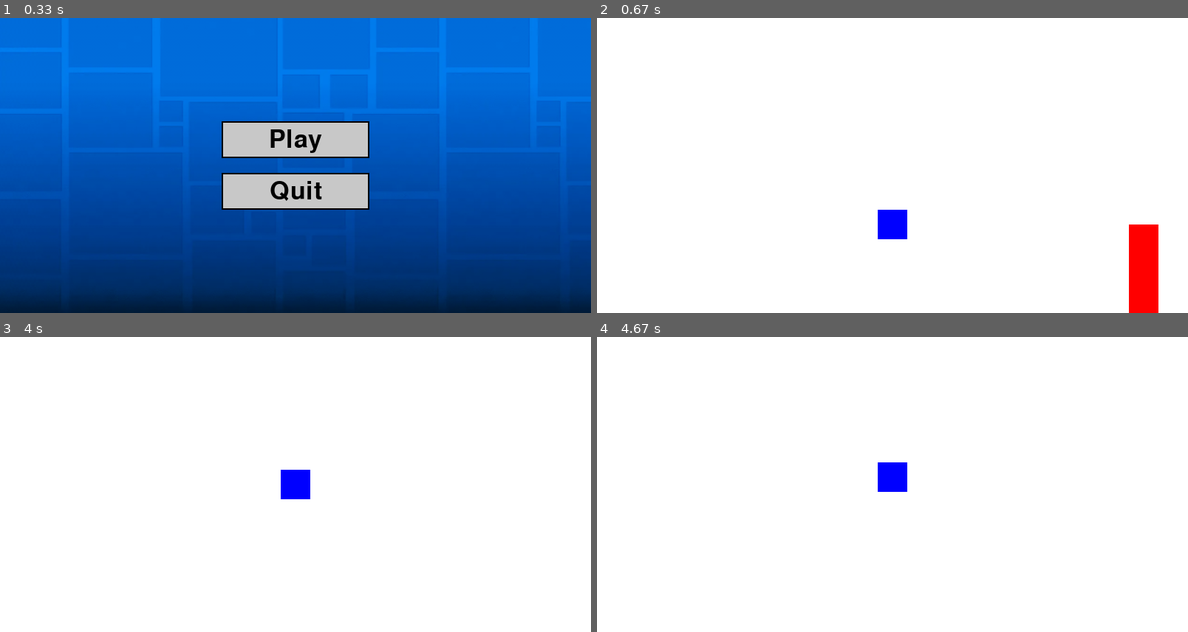
Above: before the commit, frames 1-4 (two rows, left to right).
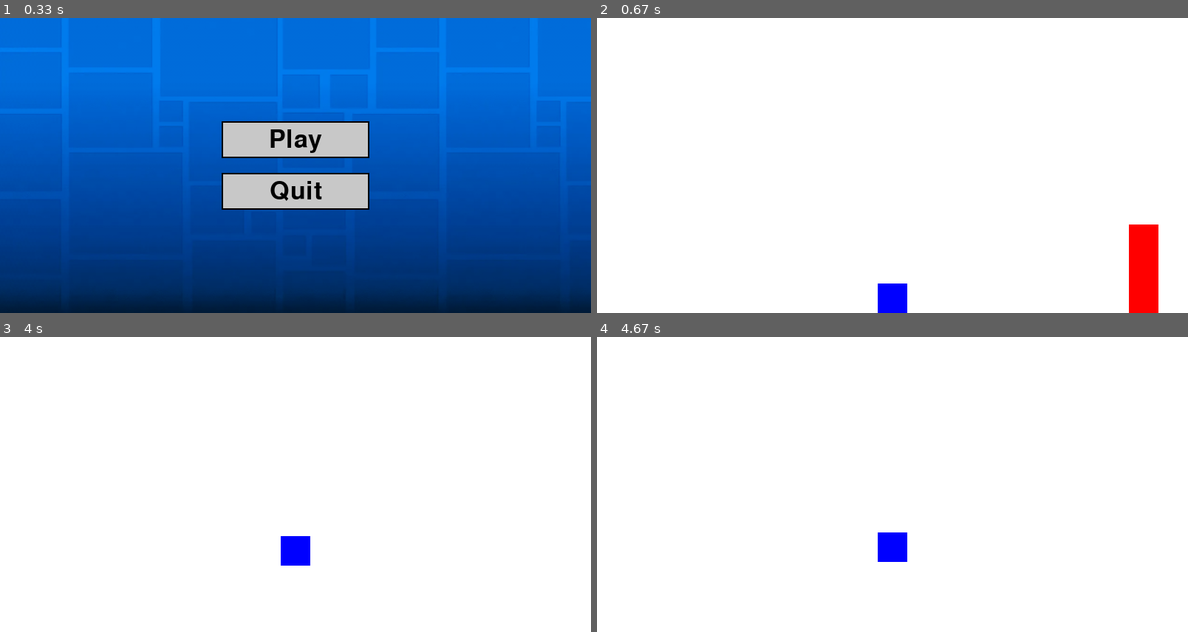
Above: after the commit, the same moments.

Repository: S7b0t4/pyGameGeometryDesh
Game: pygame game, started from geometry_dash.py
The game is run twice, just before and just after one commit, with the same random seed, the same clock (stepped at 60 frames per second) and the same inputs.
Inputs (mouse positions are in pixels of both pictures, inside the frame that each line leads up to):
- Up to frame 1 (0.33 s): no input
- Up to frame 2 (0.67 s): click "Play" at 0.38 s
- Up to frame 3 (4 s): hold Space 0.67-1.13 s; hold Right 0.67-1.13 s; move the mouse to (271, 496) at 0.7 s; hold Right 1.17-1.63 s; hold Right 1.67-2.13 s; hold Right 2.17-2.8 s; hold Right 2.83-3.3 s; hold Right 3.33-3.8 s; hold Space from 3.83 s (still down); hold Right from 3.83 s (still down)
- Up to frame 4 (4.67 s): release Space at 4.47 s; release Right at 4.47 s

Frame 1 is identical in both runs. In frame 2, 1.0% of the frame differs, in the area x 47-53%, y 65-100%; in frame 3, 1.0%; in frame 4, 1.0%.

Commit message:
fix: for start respawn on the center of window

Diff:
--- a/game_logic.py
+++ b/game_logic.py
@@ -74,6 +74,13 @@
 def update_player(game_map):
     global player_x, player_y, player_vel_y, on_ground
 
+    # Устанавливаем on_ground в False, если игрок в начале игры не на платформе
+    if player_y >= HEIGHT - player_height and not on_ground:
+        on_ground = True
+
+    on_ground_temp = False  # Временная переменная для проверки, находим ли мы платформу
+
+    # Проверяем столкновение с платформами
     for row_idx, row in enumerate(game_map):
         for col_idx, tile in enumerate(row):
             tile_x = col_idx * TILE_SIZE
@@ -85,64 +92,33 @@
                     if player_y + player_height <= tile_y + TILE_SIZE and player_y + player_height > tile_y:
                         player_y = tile_y - player_height  # Игрок ставится на платформу
                         player_vel_y = 0  # Сбрасываем вертикальную скорость
-                        on_ground = True  # Персонаж на платформе
+                        on_ground_temp = True  # Персонаж на платформе
                         break  # Выходим из цикла, так как мы нашли платформу
 
-    # Движение игрока вправо (в основном цикле, при нажатии стрелки вправо или автоматически)
+    # Обработка движения игрока вправо
     keys = pygame.key.get_pressed()
     if keys[pygame.K_RIGHT]:
         player_x += player_velocity  # скорость вправо
 
-    if not on_ground:
+    if not on_ground_temp:
         player_vel_y += 1  # Гравитация
 
     player_y += player_vel_y  # Обновляем позицию игрока по Y
 
-    print(player_y >= HEIGHT - player_height)
-
+    # Если игрок достиг земли, ставим его на землю
     if player_y >= HEIGHT - player_height:
         player_y = HEIGHT - player_height
         player_vel_y = 0
-        on_ground = True
+        on_ground_temp = True
 
-    player_y += player_vel_y
-
-    print(f"Player Position: ({player_x}, {player_y}), Velocity: {
-          player_vel_y}, On Ground: {on_ground}")
-
-    if keys[pygame.K_SPACE]:
-        print("jump", on_ground)
+    # Обработка прыжка
+    if keys[pygame.K_SPACE] and on_ground_temp:
         jump()
 
-    if player_y >= HEIGHT - player_height:
-        player_y = HEIGHT - player_height
-        on_ground = True
-        print("Player landed on the ground.")
+    # Обновляем состояние на земле
+    on_ground = on_ground_temp
 
-    # Проверка на платформы
-    on_ground_temp = False  # временная переменная для проверки, находим ли мы платформу
-    for row_idx, row in enumerate(game_map):
-        for col_idx, tile in enumerate(row):
-            tile_x = col_idx * TILE_SIZE
-            tile_y = row_idx * TILE_SIZE
-
-            if tile == '1' and tile_x <= player_x < tile_x + TILE_SIZE and tile_y <= player_y < tile_y + TILE_SIZE:
-                # Если игрок на платформе
-                if player_y + player_height <= tile_y + TILE_SIZE:
-                    player_y = tile_y - player_height
-                    on_ground_temp = True  # игрок на платформе
-                    player_vel_y = 0  # сбросить вертикальную скорость
-                    print(
-                        f"Player landed on a platform at ({tile_x}, {tile_y})")
-                    break
-
-    if not on_ground_temp and player_y < HEIGHT - player_height:
-        # Если не найдено платформы и игрок не на земле
-        """ on_ground = False """
-        print("Player is not on any platform.")
-    else:
-        # Если на платформе или на земле
-        on_ground = on_ground_temp
+    print(f"Player Position: ({player_x}, {player_y}), Velocity: {player_vel_y}, On Ground: {on_ground}")
 
 
 def game_loop():
